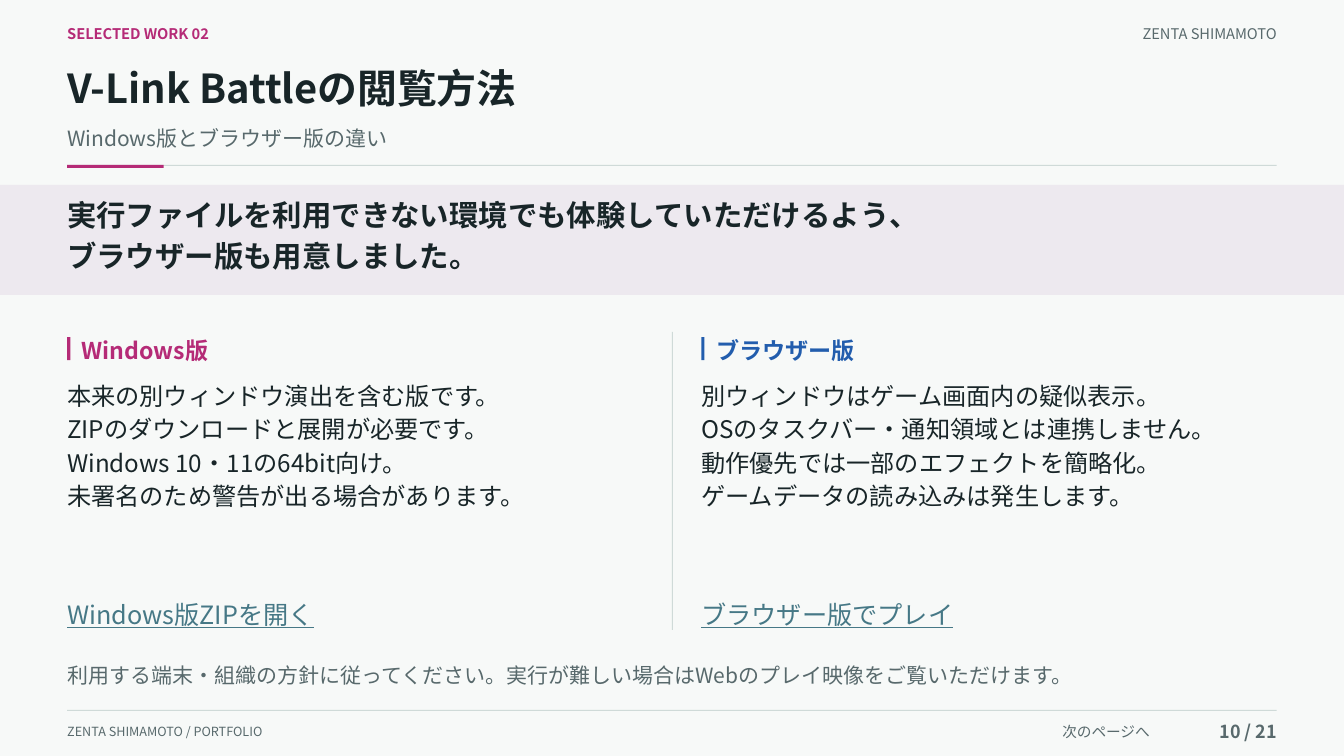
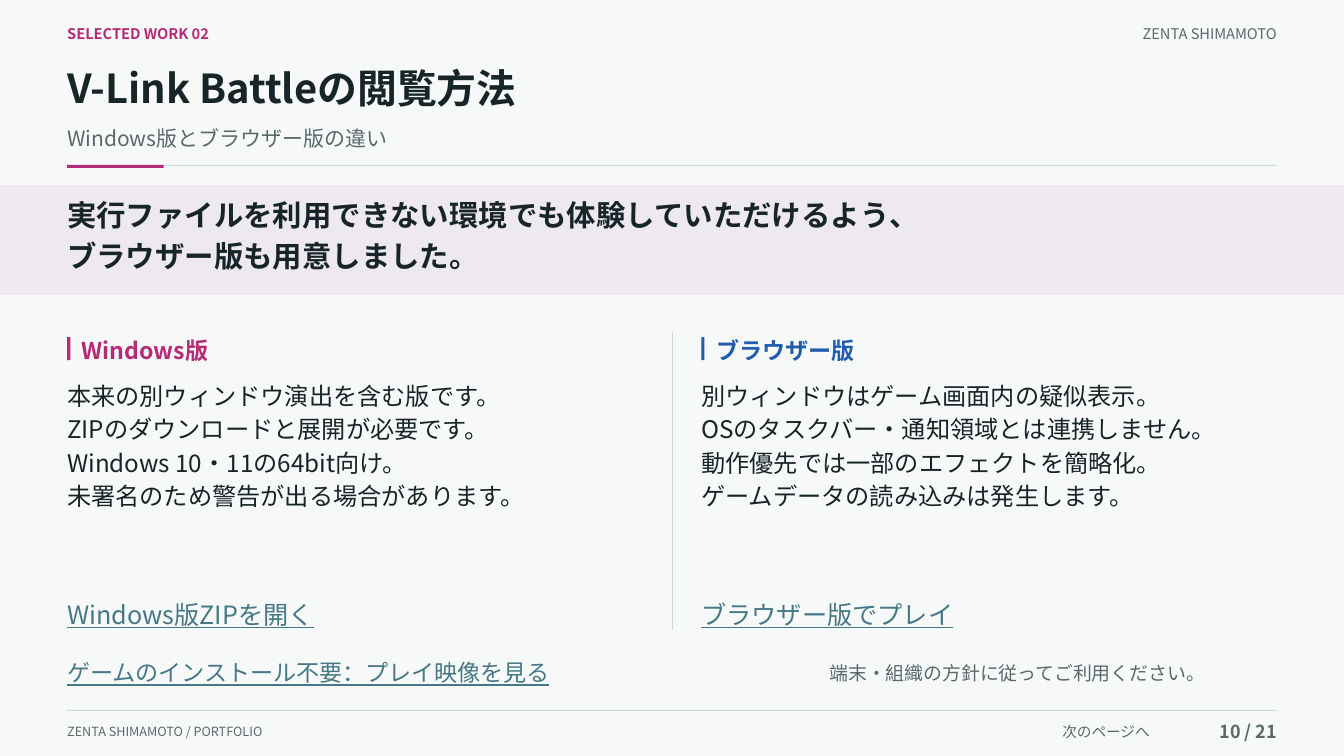
Before and after one commit to kuon-haruto/portfolio, a slide deck: slide 10 of documents/portfolio/島本善太_ポートフォリオ.pptx. Drawn at 1344x756 pixels with LibreOffice and Linux fonts; fonts in the diff are those of the drawing. Boxes give left, top, right and bottom in pixels: in the first picture for what was removed or moved away, otherwise in the second. Text is boxed around its words. In the diff, an @@ line names an element or a change of style, - is before the commit and + after.

```diff
--- a/documents/portfolio/島本善太_ポートフォリオ.pptx
+++ b/documents/portfolio/島本善太_ポートフォリオ.pptx
@@ text added at box(67, 661, 549, 686), 16.5 pt, text #467886, underline @@
+ゲームのインストール不要：プレイ映像を見る
@@ text at box(829, 664, 1204, 682): text changed; size 15 to 13.5 pt @@
-利用する端末・組織の方針に従ってください。実行が難しい場合はWebのプレイ映像をご覧いただけます。
+端末・組織の方針に従ってご利用ください。
```
Also in this commit, not shown: 8 other slides changed, 5 other files.
